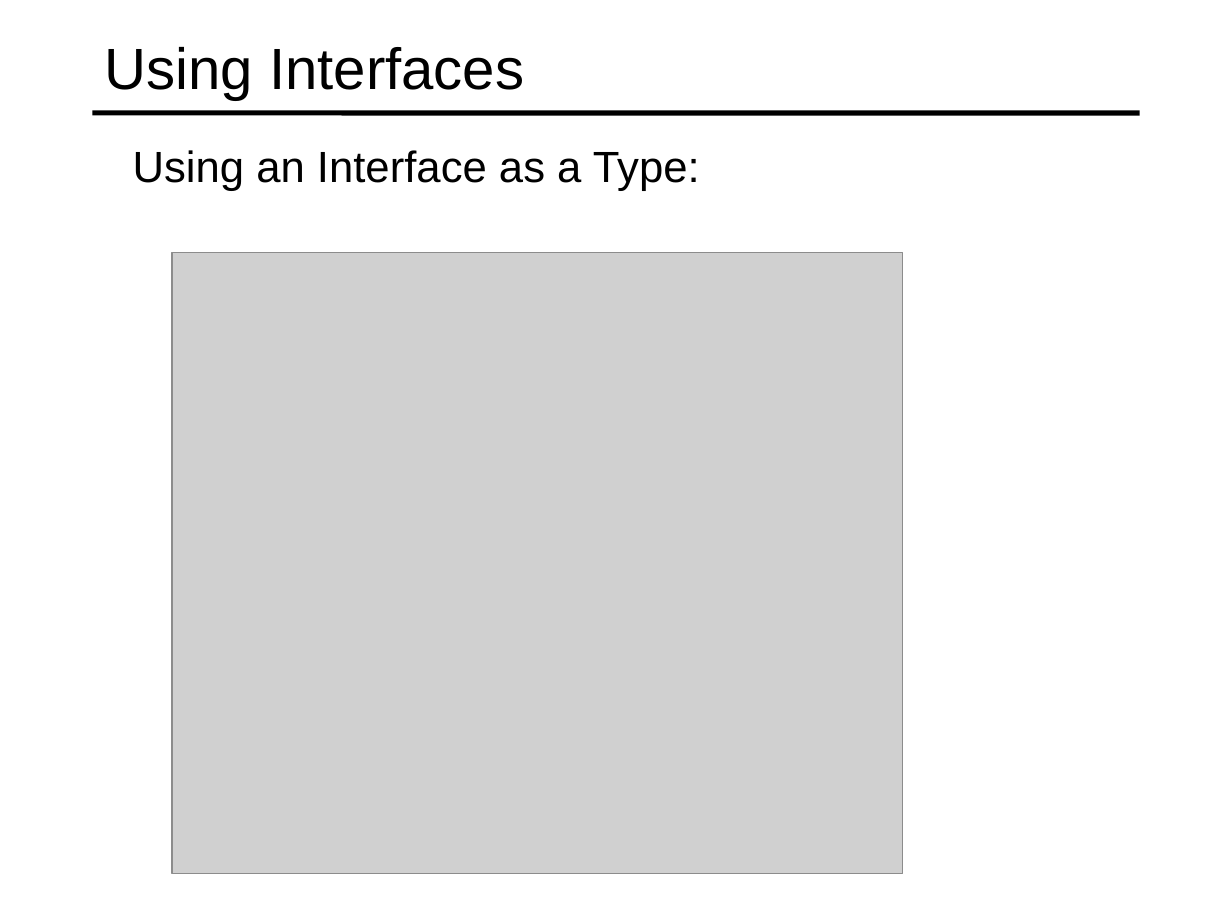
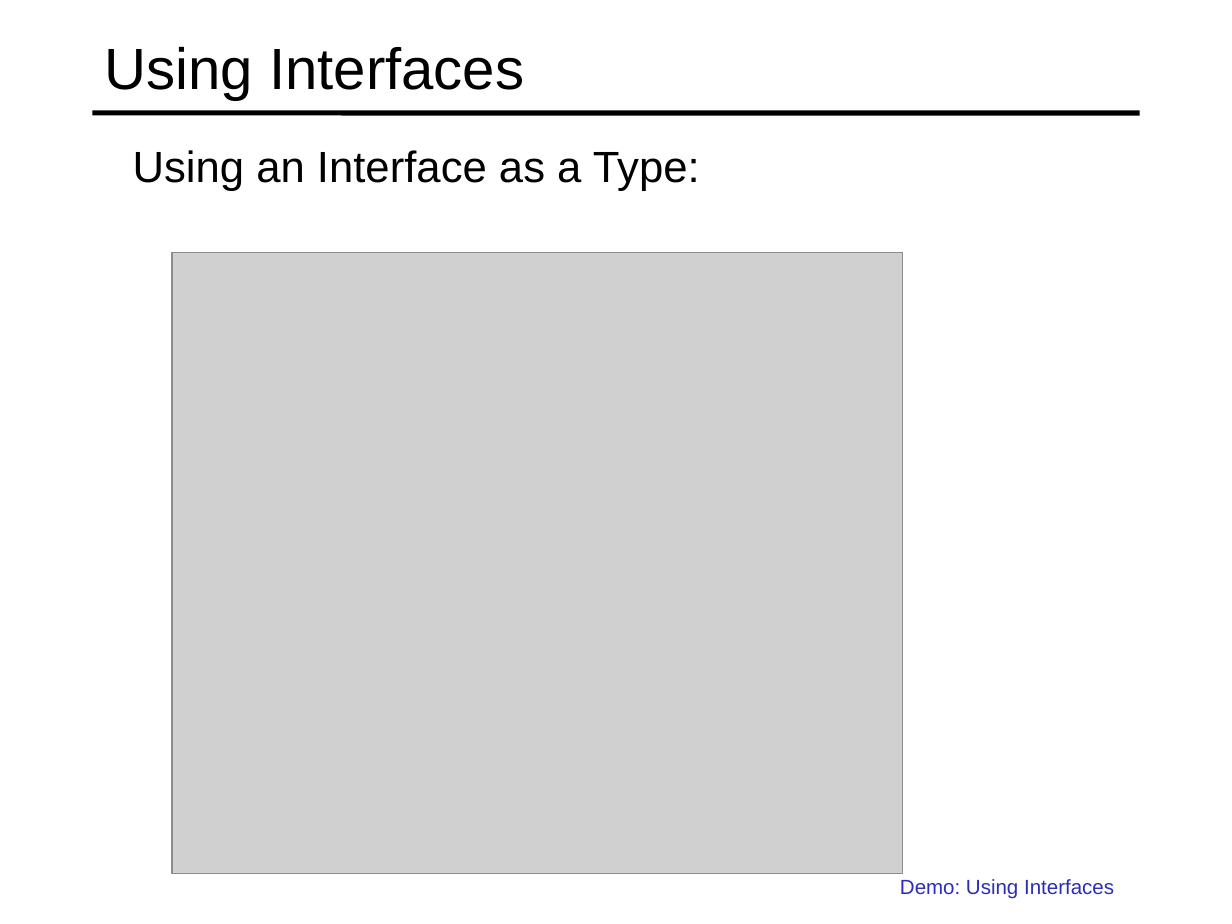
Before and after one commit to specter01wj/Jago_Link_Training, a slide deck: slide 21 of Angular/Angular7/TypeScript Fundamentals/3.Classes and Interfaces/L3_Classes and Interfaces.ppt. Drawn at 1232x924 pixels with LibreOffice and Linux fonts; fonts in the diff are those of the drawing; grey boxes stand for pictures. Boxes give left, top, right and bottom in pixels: in the first picture for what was removed or moved away, otherwise in the second. Text is boxed around its words. In the diff, an @@ line names an element or a change of style, - is before the commit and + after.

```diff
--- a/Angular/Angular7/TypeScript Fundamentals/3.Classes and Interfaces/L3_Classes and Interfaces.ppt
+++ b/Angular/Angular7/TypeScript Fundamentals/3.Classes and Interfaces/L3_Classes and Interfaces.ppt
@@ text added at [900, 879, 1114, 899], 12 pt, text #2D2DB9 @@
+  Demo: Using Interfaces
```
Also in this commit, not shown: 1 other slide changed.
